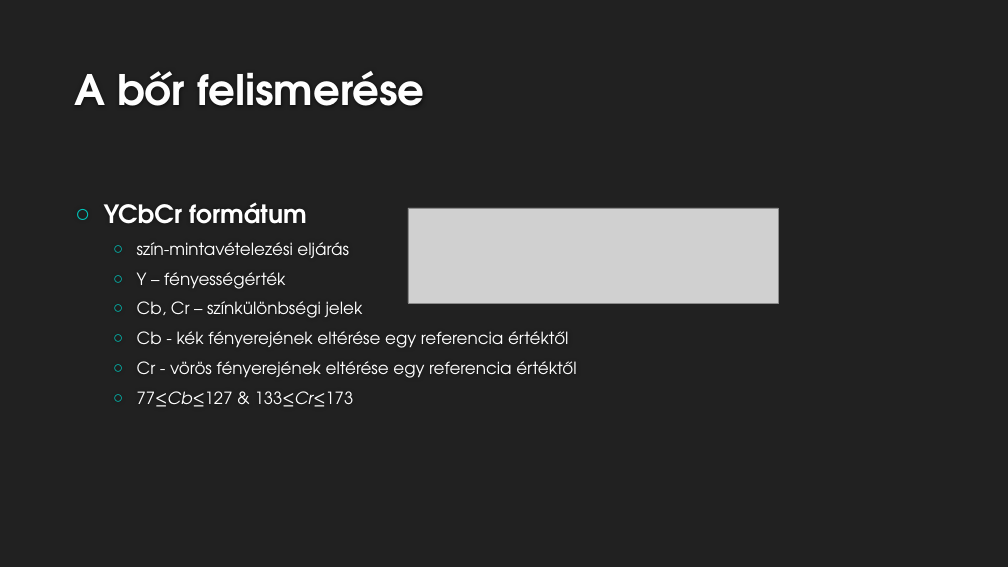
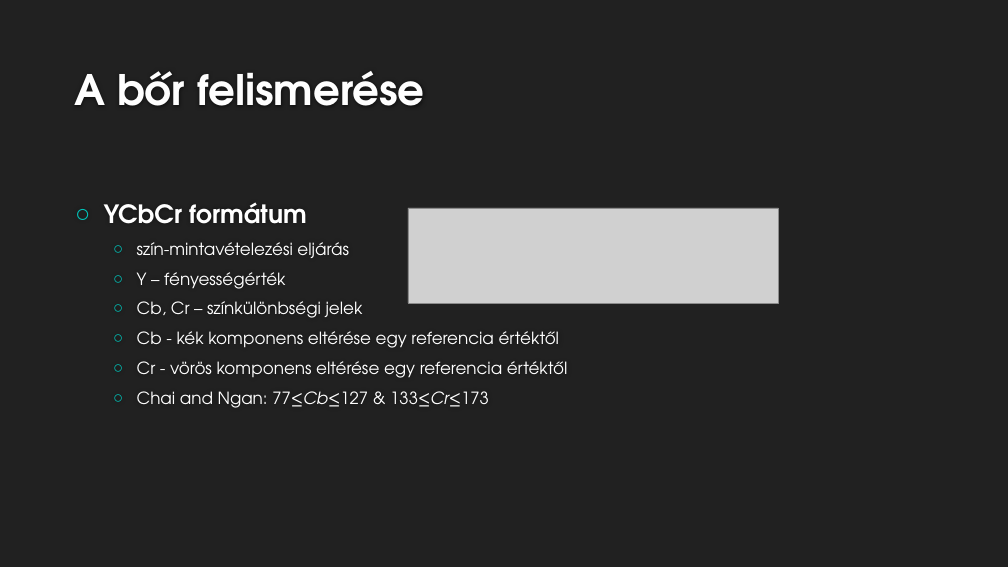
Before and after one commit to gaborvecsei/Finger-Detection, a slide deck: slide 4 of hand_recognition_eloadas.pptx (slide 3 before the commit). Drawn at 1008x567 pixels with LibreOffice and Linux fonts; fonts in the diff are those of the drawing; grey boxes stand for pictures; background and template pictures are left out. Boxes give left, top, right and bottom in pixels: in the first picture for what was removed or moved away, otherwise in the second. Text is boxed around its words. In the diff, an @@ line names an element or a change of style, - is before the commit and + after.

```diff
--- a/hand_recognition_eloadas.pptx
+++ b/hand_recognition_eloadas.pptx
@@ text at [137, 331, 568, 408]: text changed @@
-  ○ Cb - kék fényerejének eltérése egy referencia értéktől
-  ○ Cr - vörös fényerejének eltérése egy referencia értéktől
-  ○ 77≤Cb≤127 & 133≤Cr≤173
+  ○ Cb - kék komponens eltérése egy referencia értéktől
+  ○ Cr - vörös komponens eltérése egy referencia értéktől
+  ○ Chai and Ngan: 77≤Cb≤127 & 133≤Cr≤173
```
Also in this commit, not shown: 2 other slides changed, 1 slide added, 8 other files.
